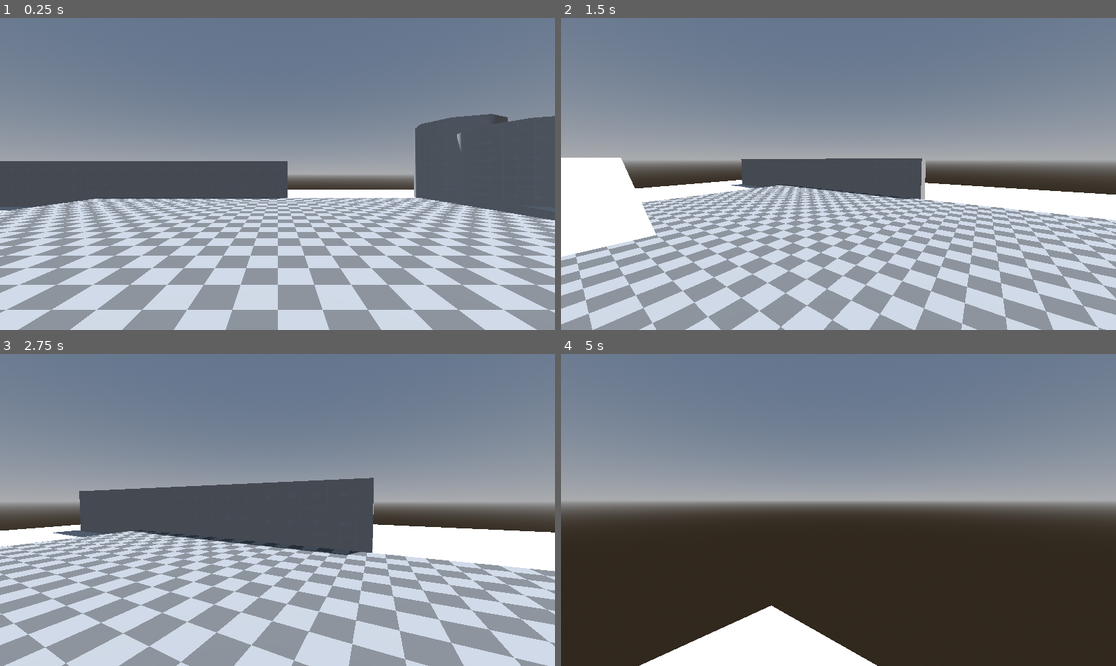
Above: before the commit, frames 1-4 (two rows, left to right).
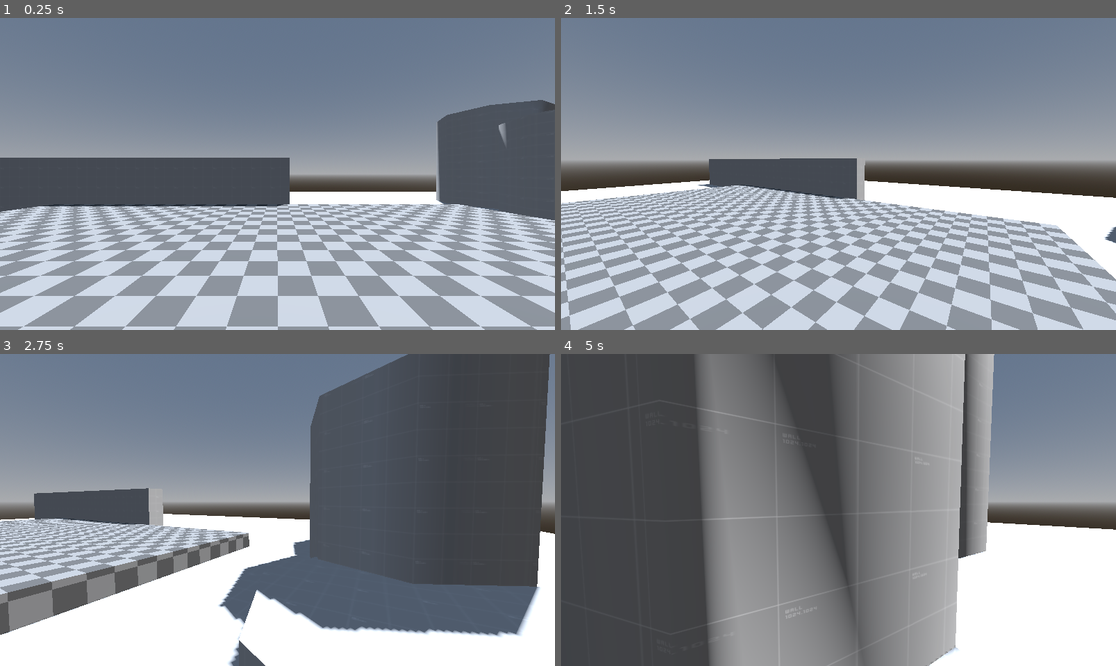
Above: after the commit, the same moments.

Repository: Octoan1/respawn26-colors
Game: Godot game, scene res://Game/main.tscn
Two runs of this game, one before a commit and one after it. Both use one fixed random seed, a clock stepped at 60 frames per second and the inputs below. The engine's default icon, where the game draws it, is replaced by a stand-in: a white triangle on a blue panel in a dark square.
Inputs (mouse positions are in pixels of both pictures, inside the frame that each line leads up to):
- Up to frame 1 (0.25 s): no input
- Up to frame 2 (1.5 s): tap Enter at 0.5 s; move the mouse to (960, 158) at 0.52 s; hold D (player_right) 0.53-1.28 s; hold Shift (player_sprint, bound only after the commit) 0.53-1.28 s; click (960, 158) at 0.67 s; tap Space (player_jump) at 0.77, 0.8, 1.07, 1.35 s; move the mouse to (810, 174) at 1.27 s; hold W (player_forwards) from 1.28 s (still down)
- Up to frame 3 (2.75 s): keep holding W (player_forwards); tap Space (player_jump) at 1.52, 1.82, 2.3 s; tap Shift (player_sprint, bound only after the commit) at 1.55 s; move the mouse to (288, 503) at 2.02 s; hold Shift (player_sprint, bound only after the commit) from 2.03 s (still down)
- Up to frame 4 (5 s): keep holding W (player_forwards); move the mouse to (832, 516) at 2.77 s; release Shift (player_sprint, bound only after the commit) at 2.78 s; tap Shift (player_sprint, bound only after the commit) at 2.85, 4.35 s; tap Space (player_jump) at 3.02, 3.32, 3.6, 3.77, 4.07, 4.52, 4.82 s; move the mouse to (877, 513) at 3.52 s; move the mouse to (794, 506) at 4.27 s

The runs differ from the first frame. In frame 1, 24% of the frame differs, in the area x 0-100%, y 26-100%; in frame 2, 25%; in frame 3, 66%; in frame 4, 82%, in the area x 0-100%, y 0-100%.

Commit message:
State reworks and Dynamic FOV

Diff:
--- a/Components/state_machine.gd
+++ b/Components/state_machine.gd
@@ -46,15 +46,16 @@
 
 
 func on_child_transition(state: State, new_state_name: String) -> void:
-	print("Recieved")
 	# called state not current state
 	if state != current_state:
-		print("State != current_state")
 		return
 
 	var new_state: State = states.get(new_state_name.to_lower())
 	if !new_state: # exists check
-		print("!new_state")
+		printerr(str(
+			"cannot transition, new state does not exist\n",
+			owner.name + ": " + state.name + " -> " + new_state_name+"\n",
+		))
 		return
 
 	if current_state:
--- /dev/null
+++ b/Entities/Player/States/air.gd
@@ -0,0 +1,45 @@
+extends PlayerState
+
+func setup() -> void:
+	super()
+	pass
+
+func enter() -> void:
+	pass
+
+func exit() -> void:
+	pass
+
+func update(_delta: float) -> void:
+	pass
+
+func physics_update(delta: float) -> void:
+	if not player.is_on_floor():
+		player.velocity += player.get_gravity() * delta
+	else:
+		Transitioned.emit(self, "IDLE")
+		return
+
+	if Input.is_action_just_pressed("player_jump") and not player.coyote_timer.is_stopped():
+		player.coyote_timer.stop()
+		Transitioned.emit(self,"JUMP")
+		return
+
+	if player.is_on_wall():
+		Transitioned.emit(self, "WALL_RIDING")
+		return
+
+	var input_dir := Input.get_vector("player_left", "player_right", "player_forwards", "player_backwards")
+	var direction := (player.transform.basis * Vector3(input_dir.x, 0, input_dir.y)).normalized()
+	if direction:
+		pass
+		# carry momentum in air
+		#player.velocity.x = move_toward(player.velocity.x, direction.x * player.speed, player.acceleration * delta)
+		#player.velocity.z = move_toward(player.velocity.z, direction.z * player.speed, player.acceleration * delta)
+	else:
+		pass
+		# carry momentum in air
+		#player.velocity.x = move_toward(player.velocity.x, 0, player.acceleration * delta)
+		#player.velocity.z = move_toward(player.velocity.z, 0, player.acceleration * delta)
+
+	player.move_and_slide()
--- /dev/null
+++ b/Entities/Player/States/idle_state.gd
@@ -0,0 +1,37 @@
+extends PlayerState
+
+func setup() -> void:
+	super()
+	pass
+
+func enter() -> void:
+	pass
+
+func exit() -> void:
+	pass
+
+func update(_delta: float) -> void:
+	pass
+
+func physics_update(delta: float) -> void:
+	# player jumps
+	if Input.is_action_just_pressed("player_jump") and player.is_on_floor():
+		Transitioned.emit(self, "JUMP")
+
+	# player starts falling (could be pushed off edge)
+	if not player.is_on_floor():
+		player.coyote_timer.start()
+		Transitioned.emit(self, "AIR")
+		return
+
+	# movement input -> switch to walk
+	var input_dir := Input.get_vector("player_left", "player_right", "player_forwards", "player_backwards")
+	if input_dir:
+		Transitioned.emit(self,"WALK")
+
+	# slow player to a standstill
+	if player.velocity:
+		player.velocity.x = move_toward(player.velocity.x, 0, player.acceleration * delta)
+		player.velocity.z = move_toward(player.velocity.z, 0, player.acceleration * delta)
+
+	player.move_and_slide()
--- a/Entities/Player/base.gd
+++ b/Entities/Player/States/run_state.gd
@@ -14,22 +14,27 @@
 	pass
 
 func physics_update(delta: float) -> void:
+	# handle jump
 	if Input.is_action_just_pressed("player_jump") and player.is_on_floor():
 		Transitioned.emit(self, "JUMP")
 
+	# handle fall
 	if not player.is_on_floor():
 		player.coyote_timer.start()
 		Transitioned.emit(self, "AIR")
 		return
 
+	# sprint released -> walk
+	if Input.is_action_just_released("player_sprint"):
+		Transitioned.emit(self,"WALK")
 
 	var input_dir := Input.get_vector("player_left", "player_right", "player_forwards", "player_backwards")
 	var direction := (player.transform.basis * Vector3(input_dir.x, 0, input_dir.y)).normalized()
 	if direction:
-		player.velocity.x = move_toward(player.velocity.x, direction.x * player.speed, player.acceleration * delta)
-		player.velocity.z = move_toward(player.velocity.z, direction.z * player.speed, player.acceleration * delta)
+		player.velocity.x = move_toward(player.velocity.x, direction.x * player.run_speed, 2 * player.acceleration * delta)
+		player.velocity.z = move_toward(player.velocity.z, direction.z * player.run_speed, 2 * player.acceleration * delta)
 	else:
-		player.velocity.x = move_toward(player.velocity.x, 0, player.acceleration * delta)
-		player.velocity.z = move_toward(player.velocity.z, 0, player.acceleration * delta)
+		# no direction -> transition idle to decelerate
+		Transitioned.emit(self, "IDLE")
 
 	player.move_and_slide()
--- /dev/null
+++ b/Entities/Player/States/walk_state.gd
@@ -0,0 +1,38 @@
+extends PlayerState
+
+func setup() -> void:
+	super()
+	pass
+
+func enter() -> void:
+	pass
+
+func exit() -> void:
+	pass
+
+func update(_delta: float) -> void:
+	pass
+
+func physics_update(delta: float) -> void:
+	if Input.is_action_just_pressed("player_jump") and player.is_on_floor():
+		Transitioned.emit(self, "JUMP")
+
+	if not player.is_on_floor():
+		player.coyote_timer.start()
+		Transitioned.emit(self, "AIR")
+		return
+
+	# sprint pressed -> run
+	if Input.is_action_pressed("player_sprint"):
+		Transitioned.emit(self,"RUN")
+
+	var input_dir := Input.get_vector("player_left", "player_right", "player_forwards", "player_backwards")
+	var direction := (player.transform.basis * Vector3(input_dir.x, 0, input_dir.y)).normalized()
+	if direction:
+		player.velocity.x = move_toward(player.velocity.x, direction.x * player.walk_speed, player.acceleration * delta)
+		player.velocity.z = move_toward(player.velocity.z, direction.z * player.walk_speed, player.acceleration * delta)
+	else:
+		# no direction -> transition idle to decelerate
+		Transitioned.emit(self, "IDLE")
+
+	player.move_and_slide()
--- a/Entities/Player/air.gd
+++ b/Entities/Player/States/wall_riding.gd
@@ -1,4 +1,6 @@
 extends PlayerState
+
+var wall_normal: Vector3
 
 func setup() -> void:
 	super()
@@ -15,27 +17,33 @@
 
 func physics_update(delta: float) -> void:
 	if not player.is_on_floor():
-		player.velocity += player.get_gravity() * delta
+		player.velocity += player.get_gravity() * 0.2 * delta
+		pass
 	else:
-		Transitioned.emit(self, "BASE")
+		Transitioned.emit(self, "IDLE")
 		return
 
-	if Input.is_action_just_pressed("player_jump") and not player.coyote_timer.is_stopped():
+	if Input.is_action_just_pressed("player_jump"):
 		player.coyote_timer.stop()
-		Transitioned.emit(self,"JUMP")
+		Transitioned.emit(self,"WALL_JUMP")
 		return
 
 	if player.is_on_wall():
-		Transitioned.emit(self, "WALL_RIDING")
+		wall_normal = player.get_wall_normal()
+	else:
+		Transitioned.emit(self, "AIR")
 		return
+
 
 	var input_dir := Input.get_vector("player_left", "player_right", "player_forwards", "player_backwards")
 	var direction := (player.transform.basis * Vector3(input_dir.x, 0, input_dir.y)).normalized()
 	if direction:
-		player.velocity.x = move_toward(player.velocity.x, direction.x * player.speed, player.acceleration * delta)
-		player.velocity.z = move_toward(player.velocity.z, direction.z * player.speed, player.acceleration * delta)
+		player.velocity.x = move_toward(player.velocity.x, direction.x * player.walk_speed, player.acceleration * delta)
+		player.velocity.z = move_toward(player.velocity.z, direction.z * player.walk_speed, player.acceleration * delta)
 	else:
 		player.velocity.x = move_toward(player.velocity.x, 0, player.acceleration * delta)
 		player.velocity.z = move_toward(player.velocity.z, 0, player.acceleration * delta)
 
+	player.velocity += -wall_normal * player.stick_force
+
 	player.move_and_slide()
--- a/Entities/Player/player.gd
+++ b/Entities/Player/player.gd
@@ -1,7 +1,8 @@
 extends CharacterBody3D
 class_name Player
 
-@export var speed:float = 5.0
+@export var walk_speed:float = 5.0
+@export var run_speed:float = 8.0
 @export var jump_velocity:float = 4.5
 @export var acceleration:float = 25.0
 @export var mouse_sensitivity:float = 0.002
@@ -34,5 +35,4 @@
 		head.rotation.x = clamp(head.rotation.x, deg_to_rad(-89), deg_to_rad(89))
 
 func _process(_delta: float) -> void:
-	if is_on_wall():
-		print("Hey I'm on a wall")
+	pass
--- a/Entities/Player/player.tscn
+++ b/Entities/Player/player.tscn
@@ -2,13 +2,18 @@
 
 [ext_resource type="Script" uid="uid://degd4mq0tca8s" path="res://Entities/Player/player.gd" id="1_mv1ah"]
 [ext_resource type="Script" uid="uid://db8je6wadmfjf" path="res://Components/state_machine.gd" id="2_lu8i8"]
-[ext_resource type="Script" uid="uid://dwqmakkymaxlj" path="res://Entities/Player/base.gd" id="3_tekja"]
-[ext_resource type="Script" uid="uid://cs8dvwww68gmk" path="res://Entities/Player/jump.gd" id="4_tekja"]
-[ext_resource type="Script" uid="uid://bei4dicsadbmf" path="res://Entities/Player/air.gd" id="5_5c2io"]
-[ext_resource type="Script" uid="uid://b7m30eoriqxd" path="res://Entities/Player/wall_riding.gd" id="6_4wf4l"]
-[ext_resource type="Script" uid="uid://dqviqt5hnpsuc" path="res://Entities/Player/wall_jump.gd" id="7_01a4e"]
+[ext_resource type="Script" uid="uid://dgysd5kft553j" path="res://Entities/Player/player_camera.gd" id="2_x1y6q"]
+[ext_resource type="Script" uid="uid://ocobi86ia54a" path="res://Entities/Player/States/idle_state.gd" id="3_lub02"]
+[ext_resource type="Script" uid="uid://dwqmakkymaxlj" path="res://Entities/Player/States/walk_state.gd" id="3_tekja"]
+[ext_resource type="Script" uid="uid://b2yq8oy70aiv4" path="res://Entities/Player/States/run_state.gd" id="4_7a1se"]
+[ext_resource type="Script" uid="uid://cs8dvwww68gmk" path="res://Entities/Player/States/jump.gd" id="4_tekja"]
+[ext_resource type="Script" uid="uid://bei4dicsadbmf" path="res://Entities/Player/States/air.gd" id="5_5c2io"]
+[ext_resource type="Script" uid="uid://b7m30eoriqxd" path="res://Entities/Player/States/wall_riding.gd" id="6_4wf4l"]
+[ext_resource type="Script" uid="uid://dqviqt5hnpsuc" path="res://Entities/Player/States/wall_jump.gd" id="7_01a4e"]
 
 [sub_resource type="CapsuleShape3D" id="CapsuleShape3D_0t4wu"]
+
+[sub_resource type="CapsuleMesh" id="CapsuleMesh_g4v7s"]
 
 [node name="Player" type="CharacterBody3D" unique_id=493457226]
 script = ExtResource("1_mv1ah")
@@ -17,17 +22,28 @@
 shape = SubResource("CapsuleShape3D_0t4wu")
 
 [node name="Head" type="Node3D" parent="." unique_id=730821380]
+unique_name_in_owner = true
 transform = Transform3D(1, 0, 0, 0, 1, 0, 0, 0, 1, 0, 0.5, 0)
 
 [node name="Camera3D" type="Camera3D" parent="Head" unique_id=100536400]
+unique_name_in_owner = true
+cull_mask = 1048573
+script = ExtResource("2_x1y6q")
 
 [node name="StateMachine" type="Node" parent="." unique_id=1226587949 node_paths=PackedStringArray("initial_state")]
 script = ExtResource("2_lu8i8")
-initial_state = NodePath("BASE")
+debug_mode = true
+initial_state = NodePath("IDLE")
 metadata/_custom_type_script = "uid://db8je6wadmfjf"
 
-[node name="BASE" type="Node" parent="StateMachine" unique_id=2134732681]
+[node name="IDLE" type="Node" parent="StateMachine" unique_id=964276831]
+script = ExtResource("3_lub02")
+
+[node name="WALK" type="Node" parent="StateMachine" unique_id=2134732681]
 script = ExtResource("3_tekja")
+
+[node name="RUN" type="Node" parent="StateMachine" unique_id=1461442331]
+script = ExtResource("4_7a1se")
 
 [node name="JUMP" type="Node" parent="StateMachine" unique_id=1530998249]
 script = ExtResource("4_tekja")
@@ -40,3 +56,7 @@
 
 [node name="WALL_JUMP" type="Node" parent="StateMachine" unique_id=395958755]
 script = ExtResource("7_01a4e")
+
+[node name="MeshInstance3D" type="MeshInstance3D" parent="." unique_id=125584598]
+layers = 2
+mesh = SubResource("CapsuleMesh_g4v7s")
--- /dev/null
+++ b/Entities/Player/player_camera.gd
@@ -0,0 +1,34 @@
+extends Camera3D
+
+@export var max_fov: float = 100
+## Controls how much the FOV increases with speed.
+@export var fov_multiplier: float = 3.0
+## Controls how quickly the FOV changes.
+@export var fov_smoothing: float = 5.0
+
+@onready var player: Player = $"../.."
+var base_fov: float
+
+func _ready() -> void:
+	# Store the camera's starting FOV
+	base_fov = self.fov
+
+func _process(delta: float) -> void:
+	# Update the FOV based on the player's speed
+	update_fov(delta)
+
+func update_fov(delta: float) -> void:
+	# Get the player's speed in the direction the camera is facing
+	var forward_speed: float = player.velocity.dot(-%Head.global_transform.basis.z)
+
+	# Ignore movement that is backwards
+	forward_speed = max(forward_speed, 0.0)
+
+	# Increase the FOV based on the player's forward speed
+	var target_fov: float = base_fov + forward_speed * fov_multiplier
+
+	# Prevent the FOV from going above the maximum
+	target_fov = clamp(target_fov, base_fov, max_fov)
+
+	# Smoothly move the current FOV toward the target FOV
+	self.fov = lerp(self.fov, target_fov, delta * fov_smoothing)
--- a/Entities/Player/wall_riding.gd
+++ /dev/null
@@ -1,49 +0,0 @@
-extends PlayerState
-
-var wall_normal: Vector3
-
-func setup() -> void:
-	super()
-	pass
-
-func enter() -> void:
-	pass
-
-func exit() -> void:
-	pass
-
-func update(_delta: float) -> void:
-	pass
-
-func physics_update(delta: float) -> void:
-	if not player.is_on_floor():
-		player.velocity += player.get_gravity() * 0.2 * delta
-		pass
-	else:
-		Transitioned.emit(self, "BASE")
-		return
-
-	if Input.is_action_just_pressed("player_jump"):
-		player.coyote_timer.stop()
-		Transitioned.emit(self,"WALL_JUMP")
-		return
-
-	if player.is_on_wall():
-		wall_normal = player.get_wall_normal()
-	else:
-		Transitioned.emit(self, "AIR")
-		return
-
-
-	var input_dir := Input.get_vector("player_left", "player_right", "player_forwards", "player_backwards")
-	var direction := (player.transform.basis * Vector3(input_dir.x, 0, input_dir.y)).normalized()
-	if direction:
-		player.velocity.x = move_toward(player.velocity.x, direction.x * player.speed, player.acceleration * delta)
-		player.velocity.z = move_toward(player.velocity.z, direction.z * player.speed, player.acceleration * delta)
-	else:
-		player.velocity.x = move_toward(player.velocity.x, 0, player.acceleration * delta)
-		player.velocity.z = move_toward(player.velocity.z, 0, player.acceleration * delta)
-
-	player.velocity += -wall_normal * player.stick_force
-
-	player.move_and_slide()
--- a/Levels/test_level.tscn
+++ b/Levels/test_level.tscn
@@ -1,6 +1,7 @@
 [gd_scene format=3 uid="uid://dpvvbsn3hlm2p"]
 
 [ext_resource type="Material" uid="uid://blvx7nuocbrm6" path="res://Assets/Materials/greybox_lightgrey_mat.tres" id="1_00vsl"]
+[ext_resource type="PackedScene" uid="uid://l2cyu1a1x0rq" path="res://Entities/Player/player.tscn" id="2_00vsl"]
 
 [sub_resource type="ProceduralSkyMaterial" id="ProceduralSkyMaterial_00vsl"]
 sky_horizon_color = Color(0.66224277, 0.6717428, 0.6867428, 1)
@@ -30,104 +31,109 @@
 size = Vector3(50, 0, 50)
 material = ExtResource("1_00vsl")
 
-[node name="Cylinders" type="CSGCombiner3D" parent="." unique_id=825946067]
+[node name="Objs" type="Node3D" parent="." unique_id=2137281323]
+
+[node name="Cylinders" type="CSGCombiner3D" parent="Objs" unique_id=825946067]
 use_collision = true
 
-[node name="CSGCylinder3D" type="CSGCylinder3D" parent="Cylinders" unique_id=1341001961]
+[node name="CSGCylinder3D" type="CSGCylinder3D" parent="Objs/Cylinders" unique_id=1341001961]
 transform = Transform3D(1, -2.2351742e-08, -2.130866e-06, -7.450581e-09, 0.9999993, -1.4007092e-06, 0, 2.9802322e-08, 1.0000014, 15, 0, -9.7)
 use_collision = true
 radius = 3.0
 height = 10.0
 material = ExtResource("1_00vsl")
 
-[node name="CSGCylinder3D2" type="CSGCylinder3D" parent="Cylinders" unique_id=29202129]
+[node name="CSGCylinder3D2" type="CSGCylinder3D" parent="Objs/Cylinders" unique_id=29202129]
 transform = Transform3D(1, -2.2351742e-08, -2.130866e-06, -7.450581e-09, 0.9999993, -1.4007092e-06, 0, 2.9802322e-08, 1.0000014, 15, 0, -6)
 use_collision = true
 radius = 3.0
 height = 1.0
 material = ExtResource("1_00vsl")
 
-[node name="CSGCylinder3D3" type="CSGCylinder3D" parent="Cylinders" unique_id=893002519]
+[node name="CSGCylinder3D3" type="CSGCylinder3D" parent="Objs/Cylinders" unique_id=893002519]
 transform = Transform3D(1, -2.2351742e-08, -2.130866e-06, -7.450581e-09, 0.9999993, -1.4007092e-06, 0, 2.9802322e-08, 1.0000014, 15.349996, 1.4499981, -14.799999)
 use_collision = true
 radius = 3.0
 height = 10.0
 material = ExtResource("1_00vsl")
 
-[node name="Stair" type="CSGCombiner3D" parent="." unique_id=1485079113]
+[node name="Stair" type="CSGCombiner3D" parent="Objs" unique_id=1485079113]
 transform = Transform3D(1, 0, 0, 0, 1, 0, 0, 0, 1, 9.899999, 0, 4.7)
 use_collision = true
 
-[node name="h1" type="CSGBox3D" parent="Stair" unique_id=440564923]
+[node name="h1" type="CSGBox3D" parent="Objs/Stair" unique_id=440564923]
 transform = Transform3D(1, 0, 0, 0, 1, 0, 0, 0, 1, -1, 0.25, 0)
 use_collision = true
 size = Vector3(1, 0.5, 2)
 material = ExtResource("1_00vsl")
 
-[node name="h2" type="CSGBox3D" parent="Stair" unique_id=1389694213]
+[node name="h2" type="CSGBox3D" parent="Objs/Stair" unique_id=1389694213]
 transform = Transform3D(1, 0, 0, 0, 1, 0, 0, 0, 1, 0, 0.5, 0)
 use_collision = true
 size = Vector3(1, 1, 2)
 material = ExtResource("1_00vsl")
 
-[node name="h3" type="CSGBox3D" parent="Stair" unique_id=1471622623]
+[node name="h3" type="CSGBox3D" parent="Objs/Stair" unique_id=1471622623]
 transform = Transform3D(1, 0, 0, 0, 1, 0, 0, 0, 1, 1, 0.75, 0)
 use_collision = true
 size = Vector3(1, 1.5, 2)
 material = ExtResource("1_00vsl")
 
-[node name="h4" type="CSGBox3D" parent="Stair" unique_id=1548650856]
+[node name="h4" type="CSGBox3D" parent="Objs/Stair" unique_id=1548650856]
 transform = Transform3D(1, 0, 0, 0, 1, 0, 0, 0, 1, 1.9999998, 1, 0)
 use_collision = true
 size = Vector3(1, 2, 2)
 material = ExtResource("1_00vsl")
 
-[node name="Wall" type="CSGBox3D" parent="." unique_id=2069567957]
+[node name="Wall" type="CSGBox3D" parent="Objs" unique_id=2069567957]
 transform = Transform3D(1, 0, 0, 0, 1, 0, 0, 0, 1, -9.353862, 1.5, -11.008642)
 use_collision = true
 size = Vector3(20, 3, 1)
 material = ExtResource("1_00vsl")
 
-[node name="SmallStairs" type="CSGCombiner3D" parent="." unique_id=1070184295]
+[node name="SmallStairs" type="CSGCombiner3D" parent="Objs" unique_id=1070184295]
 transform = Transform3D(1, 0, 0, 0, 1, 0, 0, 0, 1, -8.499999, 0, 12.5)
 use_collision = true
 
-[node name="45deg" type="CSGPolygon3D" parent="SmallStairs" unique_id=760470344]
+[node name="45deg" type="CSGPolygon3D" parent="Objs/SmallStairs" unique_id=760470344]
 transform = Transform3D(1, 0, 0, 0, 1, 0, 0, 0, 1, -0.49999994, 0, 0)
 polygon = PackedVector2Array(0, 0, 0, 1, 1, 1, 2, 0)
 depth = 2.0
 material = ExtResource("1_00vsl")
 
-[node name="33deg" type="CSGPolygon3D" parent="SmallStairs" unique_id=884971683]
+[node name="33deg" type="CSGPolygon3D" parent="Objs/SmallStairs" unique_id=884971683]
 transform = Transform3D(1, 0, 0, 0, 1, 0, 0, 0, 1, -0.49999994, 0, -2)
 polygon = PackedVector2Array(0, 0, 0, 1, 1, 1, 2.5, 0)
 depth = 2.0
 material = ExtResource("1_00vsl")
 
-[node name="26deg" type="CSGPolygon3D" parent="SmallStairs" unique_id=1447058452]
+[node name="26deg" type="CSGPolygon3D" parent="Objs/SmallStairs" unique_id=1447058452]
 transform = Transform3D(1, 0, 0, 0, 1, 0, 0, 0, 1, -0.49999994, 0, -4)
 polygon = PackedVector2Array(0, 0, 0, 1, 1, 1, 3, 0)
 depth = 2.0
 material = ExtResource("1_00vsl")
 
-[node name="BigStairs" type="CSGCombiner3D" parent="." unique_id=270710466]
+[node name="BigStairs" type="CSGCombiner3D" parent="Objs" unique_id=270710466]
 transform = Transform3D(1, 0, 0, 0, 1, 0, 0, 0, 1, -8.499999, 0, 6.5)
 use_collision = true
 
-[node name="45deg" type="CSGPolygon3D" parent="BigStairs" unique_id=1934594037]
+[node name="45deg" type="CSGPolygon3D" parent="Objs/BigStairs" unique_id=1934594037]
 transform = Transform3D(1, 0, 0, 0, 1, 0, 0, 0, 1, -0.49999994, 0, 0)
 polygon = PackedVector2Array(0, 0, 3, 0, 0, 3)
 depth = 2.0
 material = ExtResource("1_00vsl")
 
-[node name="33deg" type="CSGPolygon3D" parent="BigStairs" unique_id=1678332055]
+[node name="33deg" type="CSGPolygon3D" parent="Objs/BigStairs" unique_id=1678332055]
 transform = Transform3D(1, 0, 0, 0, 1, 0, 0, 0, 1, -0.49999994, 0, -2)
 polygon = PackedVector2Array(0, 0, 4.5, 0, 0, 3)
 depth = 2.0
 material = ExtResource("1_00vsl")
 
-[node name="26deg" type="CSGPolygon3D" parent="BigStairs" unique_id=550216728]
+[node name="26deg" type="CSGPolygon3D" parent="Objs/BigStairs" unique_id=550216728]
 transform = Transform3D(1, 0, 0, 0, 1, 0, 0, 0, 1, -0.49999994, 0, -4)
 polygon = PackedVector2Array(0, 0, 6, 0, 0, 3)
 depth = 2.0
 material = ExtResource("1_00vsl")
+
+[node name="Player" parent="." unique_id=493457226 instance=ExtResource("2_00vsl")]
+transform = Transform3D(1, 0, 0, 0, 1, 0, 0, 0, 1, 0, 1.5, 0)
--- a/project.godot
+++ b/project.godot
@@ -15,13 +15,14 @@
 config/features=PackedStringArray("4.7", "Forward Plus")
 config/icon="res://icon.svg"
 
-[debug]
-
-gdscript/warnings/untyped_declaration=1
 [autoload]
 
 LevelManager="*uid://dlej84bfjwh10"
 SceneManager="*uid://do5hro5hfqbwa"
+
+[debug]
+
+gdscript/warnings/untyped_declaration=1
 
 [file_customization]
 
@@ -57,14 +58,19 @@
 "events": [Object(InputEventKey,"resource_local_to_scene":false,"resource_name":"","device":-1,"window_id":0,"alt_press …(192 unchanged characters)…
 ]
 }
-player_jump={
+player_sprint={
 "deadzone": 0.2,
-"events": [Object(InputEventKey,"resource_local_to_scene":fa …(140 unchanged characters)… d":false,"keycode":0,"physical_keycode":32,"key_label":0,"unicode":32,"location":0,"echo":false,"script":null)
+"events": [Object(InputEventKey,"resource_local_to_scene":fa …(140 unchanged characters)… d":false,"keycode":0,"physical_keycode":4194325,"key_label":0,"unicode":0,"location":0,"echo":false,"script":null)
 ]
 }
 player_slide={
 "deadzone": 0.2,
 "events": [Object(InputEventKey,"resource_local_to_scene":false,"resource_name":"","device":-1,"window_id":0,"alt_press …(195 unchanged characters)…
+]
+}
+player_jump={
+"deadzone": 0.2,
+"events": [Object(InputEventKey,"resource_local_to_scene":false,"resource_name":"","device":-1,"window_id":0,"alt_pressed":false,"shift_pressed":false,"ctrl_pressed":false,"meta_pressed":false,"pressed":false,"keycode":0,"physical_keycode":32,"key_label":0,"unicode":32,"location":0,"echo":false,"script":null)
 ]
 }
 escape={
@@ -73,6 +79,11 @@
 ]
 }
 
+[layer_names]
+
+3d_render/layer_1="World"
+3d_render/layer_2="PlayerBody"
+
 [physics]
 
 3d/physics_engine="Jolt Physics"
Renamed: Entities/Player/air.gd.uid -> Entities/Player/States/air.gd.uid
Not shown, added: Entities/Player/States/idle_state.gd.uid
Renamed: Entities/Player/jump.gd -> Entities/Player/States/jump.gd
Renamed: Entities/Player/jump.gd.uid -> Entities/Player/States/jump.gd.uid
Not shown, added: Entities/Player/States/run_state.gd.uid
Renamed: Entities/Player/base.gd.uid -> Entities/Player/States/walk_state.gd.uid
Renamed: Entities/Player/wall_jump.gd -> Entities/Player/States/wall_jump.gd
Renamed: Entities/Player/wall_jump.gd.uid -> Entities/Player/States/wall_jump.gd.uid
Renamed: Entities/Player/wall_riding.gd.uid -> Entities/Player/States/wall_riding.gd.uid
Not shown, added: Entities/Player/player_camera.gd.uid
